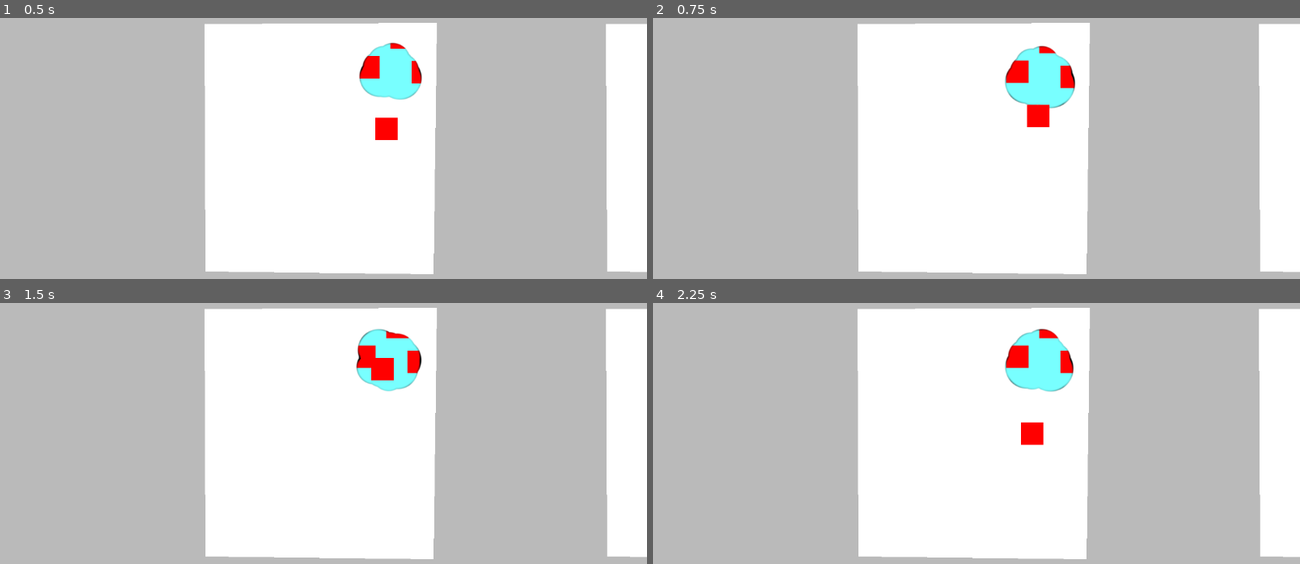
Above: before the commit, frames 1-4 (two rows, left to right).
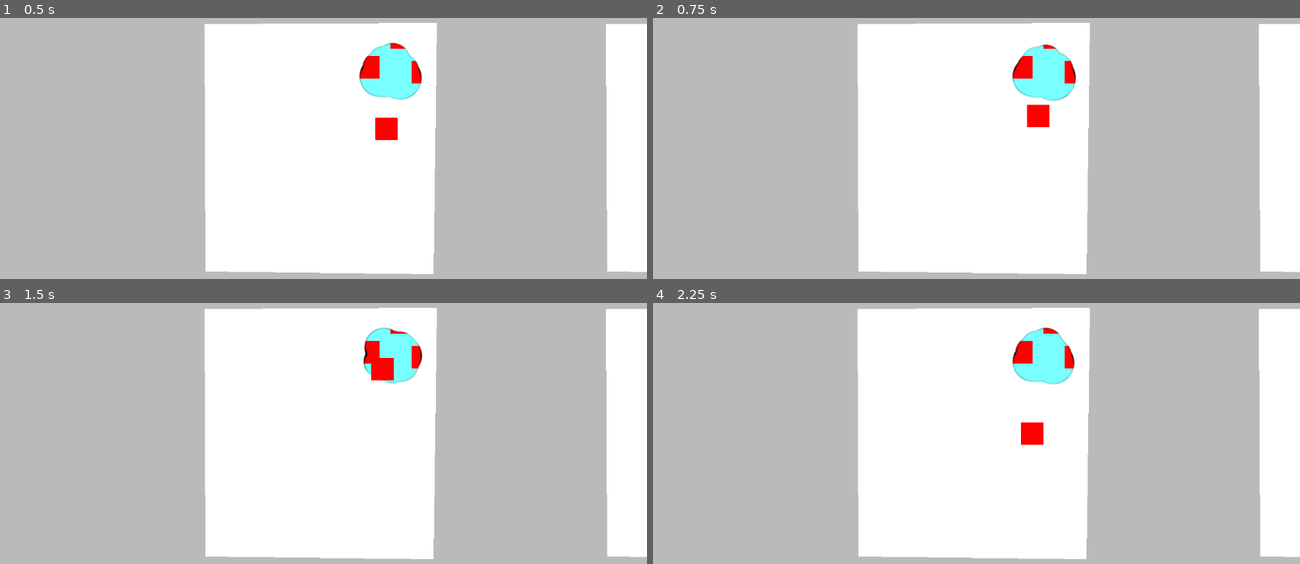
Above: after the commit, the same moments.

Repository: tombuben/on-masks
Game: Godot game, scene res://storyboard.tscn
Same seed, same stepped clock (60 frames per second), same inputs: the game is played once before the commit and once after it.
Inputs (mouse positions are in pixels of both pictures, inside the frame that each line leads up to):
- Up to frame 1 (0.5 s): no input
- Up to frame 2 (0.75 s): move the mouse to (1118, 130) at 0.52 s; hold Space (next) from 0.53 s (still down); click (1118, 130) at 0.67 s
- Up to frame 3 (1.5 s): move the mouse to (194, 451) at 1.27 s; release Space (next) at 1.28 s; tap Space (next) at 1.35 s; click (194, 451) at 1.42 s
- Up to frame 4 (2.25 s): move the mouse to (1041, 355) at 2.02 s; hold Space (next) from 2.03 s (still down); click (1041, 355) at 2.17 s

Frame 1 is identical in both runs. In frame 2, 1.0% of the frame differs, in the area x 54-66%, y 9-35%; in frame 3, 0.9%; in frame 4, 1.0%.

Commit message:
add is active qualifier to comic panel

Diff:
--- a/comic_panel.gd
+++ b/comic_panel.gd
@@ -2,6 +2,8 @@
 
 @export var is_blocking : bool = false
 @onready var player = $AnimationPlayer
+
+var is_active : bool = false
 
 func enter_panel():
 	var enter_animation = name+"/Enter"
@@ -9,12 +11,14 @@
 	if (player.has_animation(enter_animation)):
 		player.play(enter_animation)
 		await player.animation_finished
+		is_active = true
 		if (player.has_animation(idle_animation)):
 			player.queue(idle_animation)
 	elif (player.has_animation(idle_animation)):
 		player.play(idle_animation)
 
 func exit_panel():
+	is_active = false
 	var exit_animation = name+"/Exit"
 	if (player.has_animation(exit_animation)):
 		player.play(exit_animation)
--- a/expanding_bubble.gd
+++ b/expanding_bubble.gd
@@ -7,16 +7,23 @@
 
 @onready var orig_position = global_position
 @onready var target_position = ExpandedPosition.global_position
+
+
 var tween : Tween
+var parent_panel : ComicPanel
 
 # Called when the node enters the scene tree for the first time.
 func _ready() -> void:
-	pass # Replace with function body.
+	var parent = get_parent()
+	while parent is not ComicPanel:
+		parent = parent.get_parent()
+	parent_panel = parent
+
 	tween = get_tree().create_tween()
 
 # Called every frame. 'delta' is the elapsed time since the previous frame.
 func _process(delta: float) -> void:
-	if Input.is_mouse_button_pressed( 1 ): # Left click
+	if parent_panel.is_active and Input.is_mouse_button_pressed( 1 ): # Left click
 		expansion += delta * 0.5
 	else:
 		expansion -= delta * 0.5
